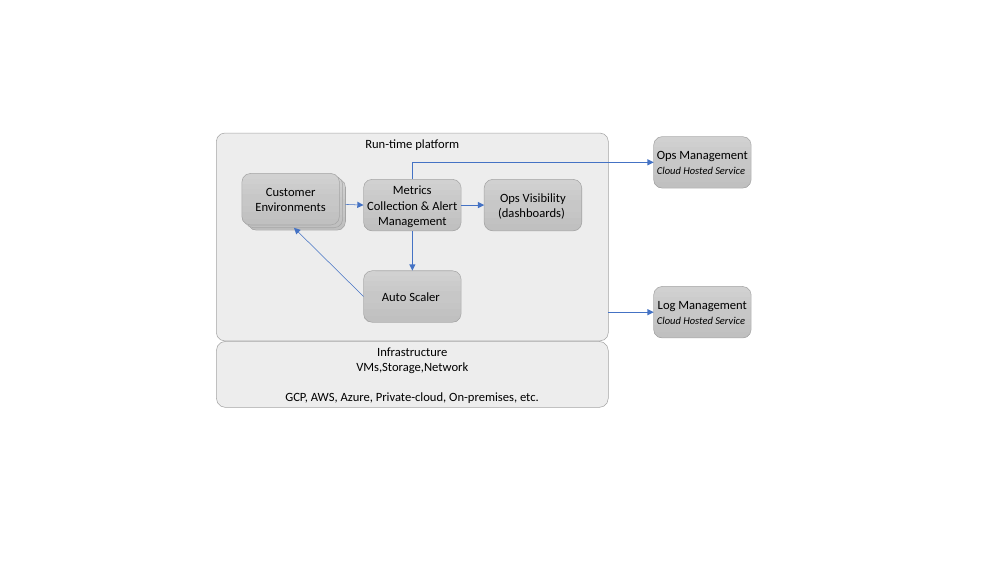
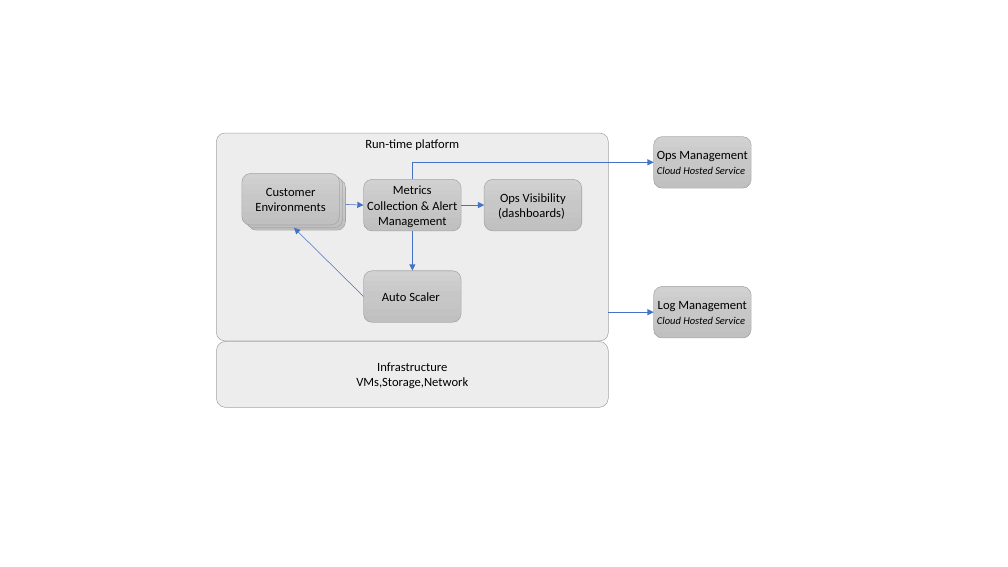
Before and after one commit to tonygilkerson/OpsDoc, a slide deck: slide 3 of docs/decks/jx-intro/jx-into.pptx. Drawn at 1008x567 pixels with LibreOffice and Linux fonts; fonts in the diff are those of the drawing. Boxes give left, top, right and bottom in pixels: in the first picture for what was removed or moved away, otherwise in the second. Text is boxed around its words. In the diff, an @@ line names an element or a change of style, - is before the commit and + after.

Commit message:
save ppt changes

```diff
--- a/docs/decks/jx-intro/jx-into.pptx
+++ b/docs/decks/jx-intro/jx-into.pptx
@@ rounded rectangle "Infrastructure" at (216,342,608,408): vertical alignment top to middle @@
@@ text in rounded rectangle at (285,392,539,403): paragraph removed @@
-GCP, AWS, Azure, Private-cloud, On-premises, etc.
```
Also in this commit, not shown: 1 other file.
